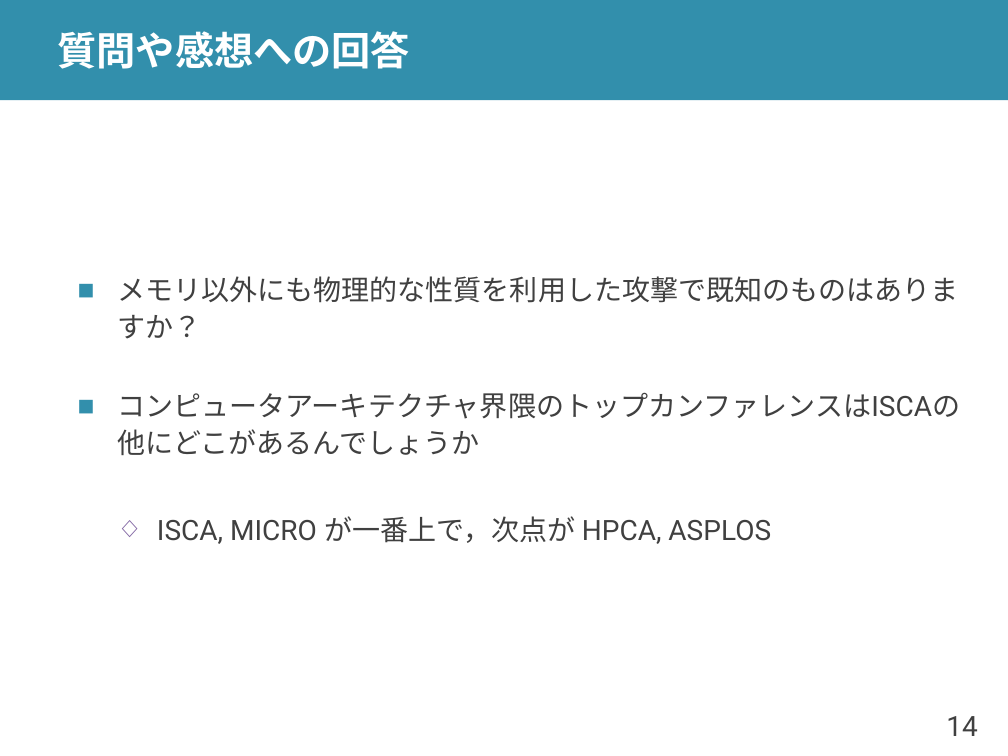
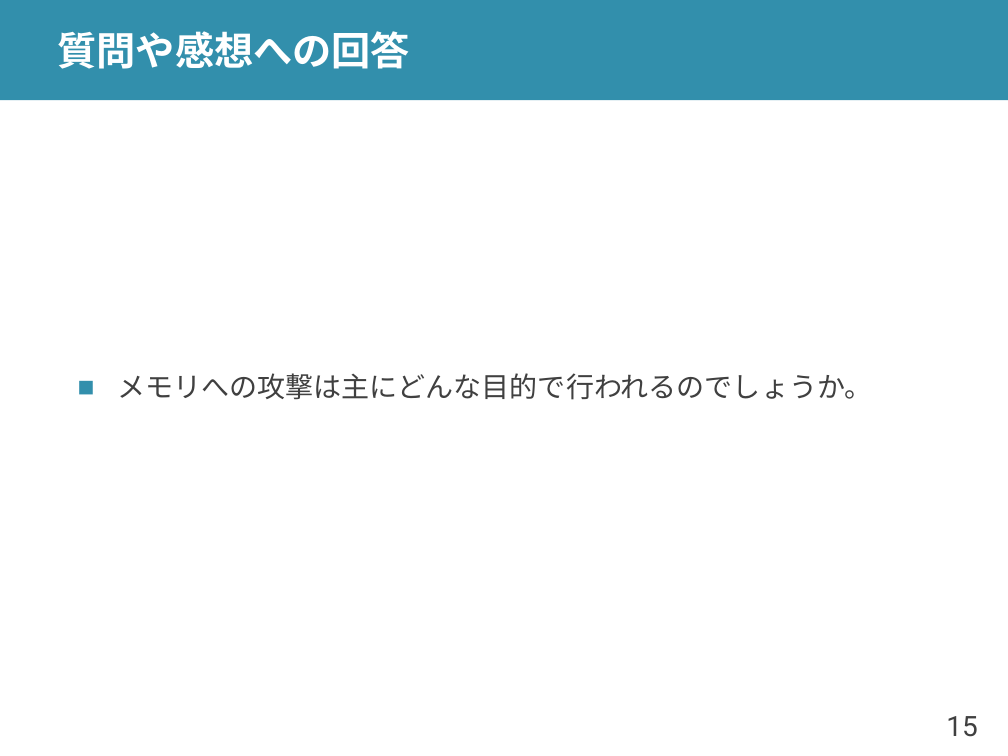
Before and after one commit to shioyadan/advanced-computer-organization, a slide deck: slide 15 of aco-shioya-08.pptx (slide 14 before the commit). Drawn at 1008x756 pixels with LibreOffice and Linux fonts; fonts in the diff are those of the drawing. Boxes give left, top, right and bottom in pixels: in the first picture for what was removed or moved away, otherwise in the second. Text is boxed around its words. In the diff, an @@ line names an element or a change of style, - is before the commit and + after.

```diff
--- a/aco-shioya-08.pptx
+++ b/aco-shioya-08.pptx
@@ text at (117,373,872,400): text changed @@
-■ メモリ以外にも物理的な性質を利用した攻撃で既知のものはありますか？
-■ コンピュータアーキテクチャ界隈のトップカンファレンスはISCAの他にどこがあるんでしょうか
-  ◇ ISCA, MICRO が一番上で，次点が HPCA, ASPLOS
+■ メモリへの攻撃は主にどんな目的で行われるのでしょうか。
@@ page number at (946,716,977,737): text changed @@
-14
+15
```
Also in this commit, not shown: 24 other slides changed, 7 slides added, 2 slides removed, 1 other file.
